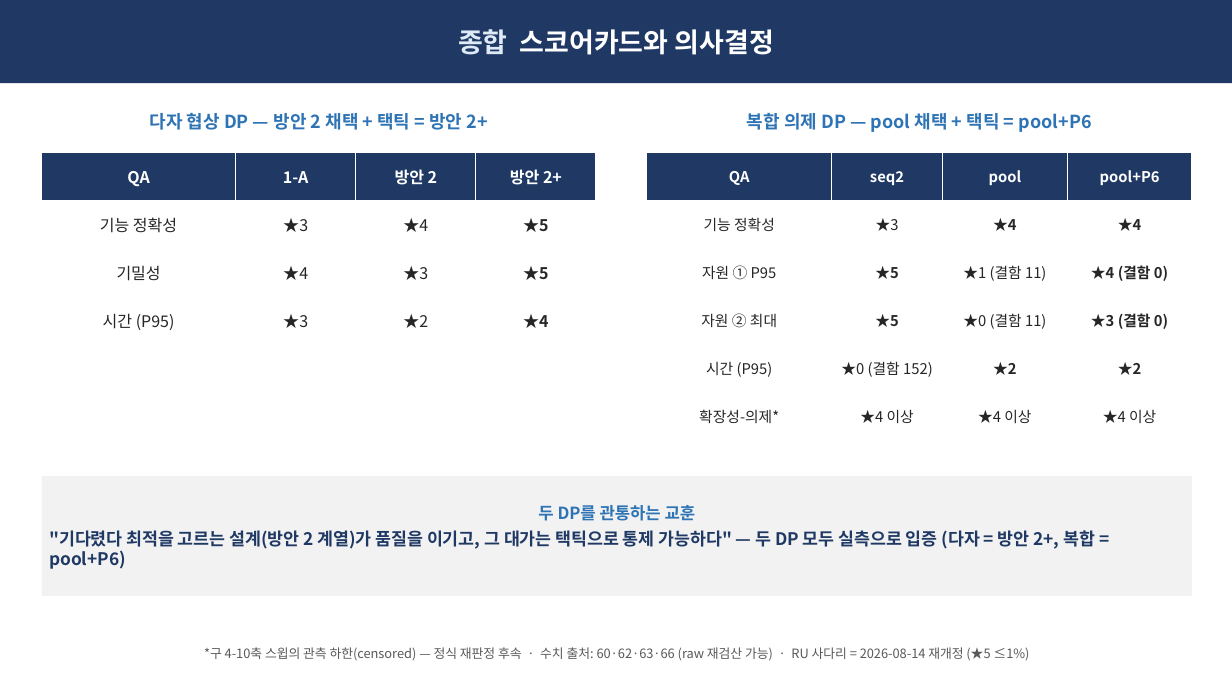
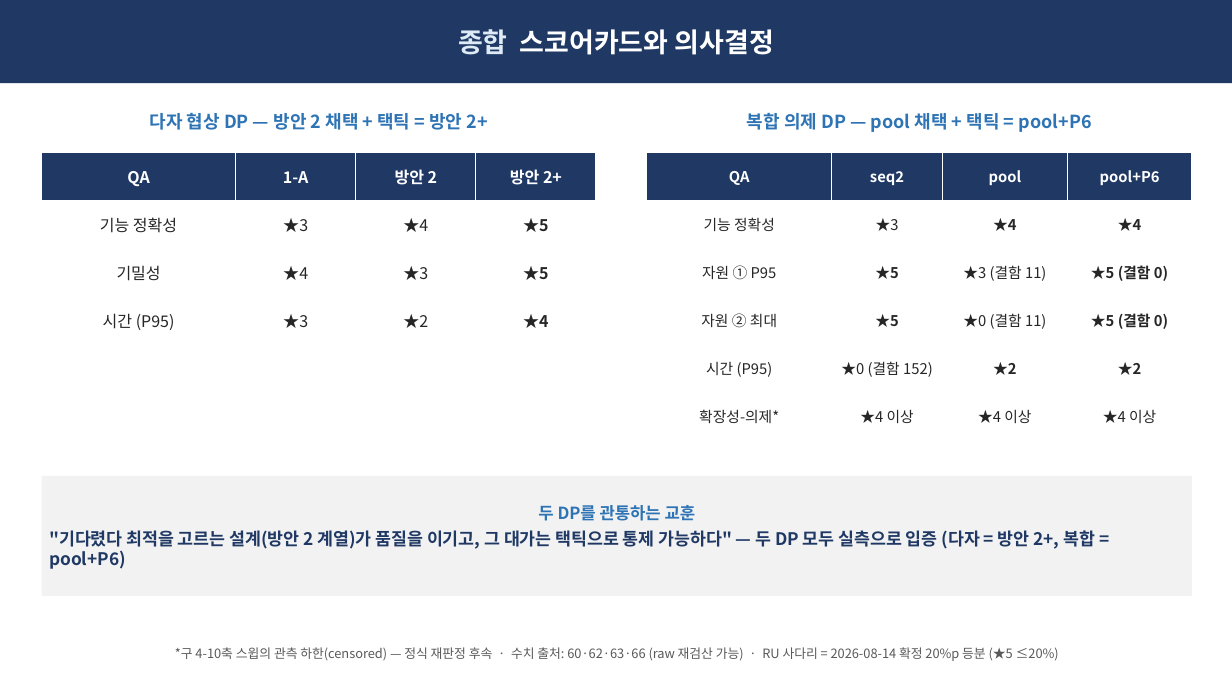
Before and after one commit to Sunwoo-Nam/architect-teamproject, a slide deck: slide 14 of docs/changbae/65-QA-종합-임원보고.pptx. Drawn at 1232x693 pixels with LibreOffice and Linux fonts; fonts in the diff are those of the drawing. Boxes give left, top, right and bottom in pixels: in the first picture for what was removed or moved away, otherwise in the second. Text is boxed around its words. In the diff, an @@ line names an element or a change of style, - is before the commit and + after.

```diff
--- a/docs/changbae/65-QA-종합-임원보고.pptx
+++ b/docs/changbae/65-QA-종합-임원보고.pptx
@@ table at <box>647,152,1192,441</box> @@
-row 3, column 3: ★1 (결함 11)
+row 3, column 3: ★3 (결함 11)
-row 3, column 4: ★4 (결함 0)
+row 3, column 4: ★5 (결함 0)
-row 4, column 4: ★3 (결함 0)
+row 4, column 4: ★5 (결함 0)
@@ text at <box>175,647,1059,661</box>: text changed @@
-*구 4-10축 스윕의 관측 하한(censored) — 정식 재판정 후속 · 수치 출처: 60·62·63·66 (raw 재검산 가능) · RU 사다리 = 2026-08-14 재개정 (★5 ≤1%)
+*구 4-10축 스윕의 관측 하한(censored) — 정식 재판정 후속 · 수치 출처: 60·62·63·66 (raw 재검산 가능) · RU 사다리 = 2026-08-14 확정 20%p 등분 (★5 ≤20%)
```
Also in this commit, not shown: 3 other slides changed, 14 other files.
